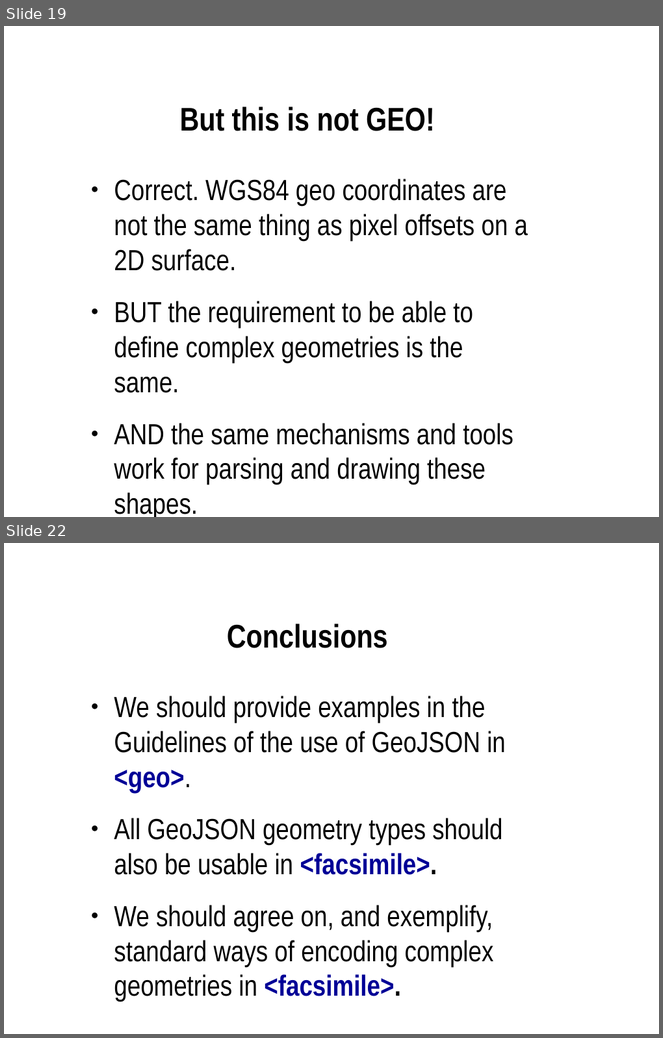
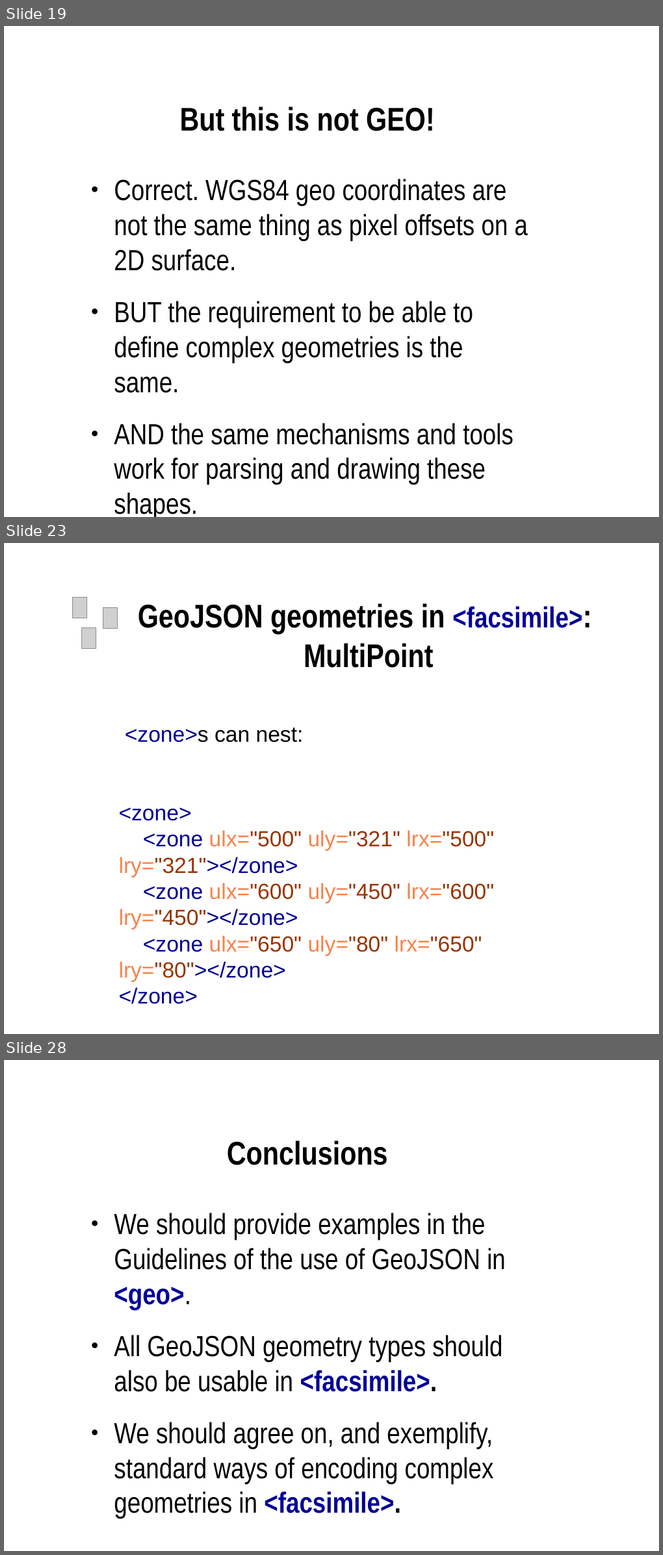
Before and after one commit to martindholmes/BreezeMap, a slide deck: presentations/geo_json_tei/geo_json_tei.odp. Shown one above the other, each under a label of ours: slides 19 and 22 before the commit, slides 19, 23 and 28 after it; the slides between them are not shown. The pictures are 663x1038 and 663x1555 pixels, drawn with LibreOffice and Linux fonts; fonts in the diff are those of the drawing; grey boxes stand for pictures. Boxes give left, top, right and bottom in pixels: in the first picture for what was removed or moved away, otherwise in the second. Text is boxed around its words. In the diff, an @@ line names an element or a change of style, - is before the commit and + after.

```diff
--- a/presentations/geo_json_tei/geo_json_tei.odp
+++ b/presentations/geo_json_tei/geo_json_tei.odp
@@ slide 23 added at (4, 543, 659, 1034), background #FFFFFF @@
@@ picture added at (73, 598, 87, 618) @@
@@ picture added at (103, 607, 117, 628) @@
@@ title added at (138, 603, 582, 668), 36 pt, text #000000, bold @@
+GeoJSON geometries in <facsimile>:
+MultiPoint
@@ picture added at (81, 627, 96, 648) @@
@@ text added at (119, 728, 494, 1005), 24 pt, text #000096 @@
+<zone>s can nest:
+<zone>
+<zone ulx="500" uly="321" lrx="500" lry="321"></zone>
+<zone ulx="600" uly="450" lrx="600" lry="450"></zone>
+<zone ulx="650" uly="80" lrx="650" lry="80"></zone>
+</zone>
@@ what was slide 22 is now slide 28 @@
```
Also in this commit, not shown: 6 other slides added, 1 slide removed.
